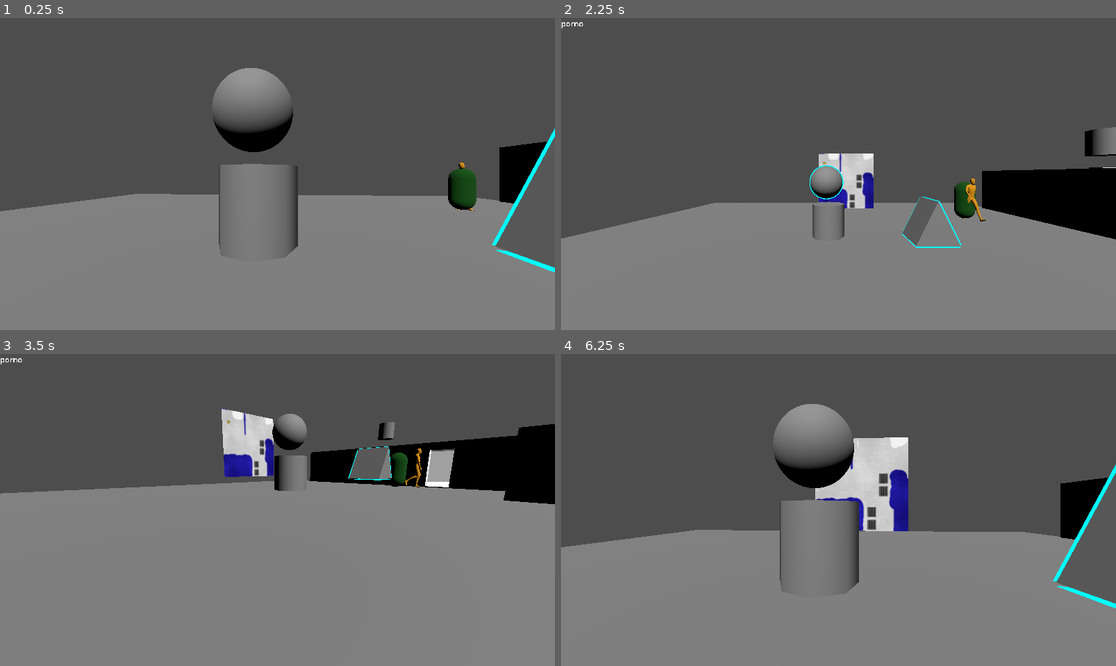
Above: before the commit, frames 1-4 (two rows, left to right).
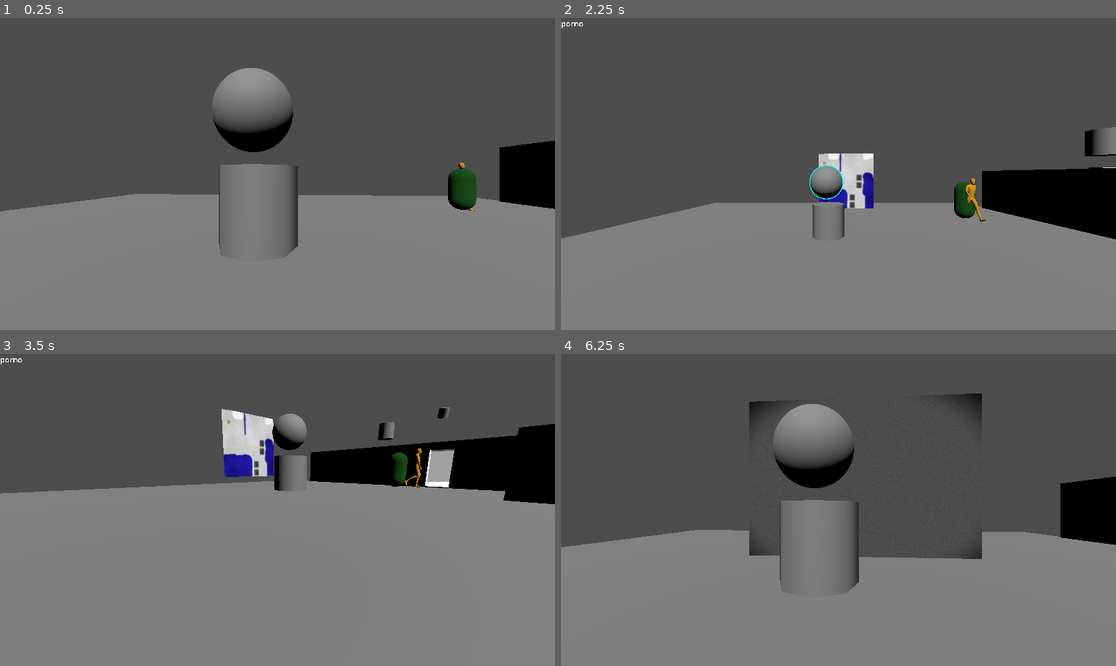
Above: after the commit, the same moments.

Repository: ZuzAser80/pstu_game
Game: Godot game, scene res://scenes/main.tscn
The game is run twice, just before and just after one commit, with the same random seed, the same clock (stepped at 60 frames per second) and the same inputs.
Inputs (mouse positions are in pixels of both pictures, inside the frame that each line leads up to):
- Up to frame 1 (0.25 s): no input
- Up to frame 2 (2.25 s): tap Enter at 0.5, 2 s; move the mouse to (810, 236) at 0.52 s; hold W (move_forward) 0.53-2.03 s; tap Q at 0.6, 1.35 s; click (810, 236) at 0.67 s; tap Space at 1.25 s; move the mouse to (1005, 220) at 1.27 s; click (1005, 220) at 1.42 s; move the mouse to (672, 127) at 2.02 s; hold A (move_left) from 2.03 s (still down); tap F at 2.1 s; click (672, 127) at 2.17 s
- Up to frame 3 (3.5 s): keep holding A (move_left); tap Q at 2.3, 2.85 s; move the mouse to (283, 510) at 2.77 s; click (283, 510) at 2.92 s
- Up to frame 4 (6.25 s): move the mouse to (816, 503) at 3.52 s; release A (move_left) at 3.53 s; hold W (move_forward) 3.53-5.78 s; tap Q at 3.6, 4.55, 5.1, 5.85 s; click (816, 503) at 3.67 s; move the mouse to (866, 510) at 4.27 s; tap F at 4.35 s; click (866, 510) at 4.42 s; tap Space at 5 s; move the mouse to (727, 525) at 5.02 s; click (727, 525) at 5.17 s; tap Enter at 5.75 s; move the mouse to (894, 441) at 5.77 s; hold D (move_right) from 5.78 s (still down); click (894, 441) at 5.92 s

The runs differ from the first frame. In frame 1, 2.7% of the frame differs, in the area x 88-100%, y 35-82%; in frame 2, 0.5%; in frame 3, 0.7%; in frame 4, 8.7%, in the area x 33-100%, y 12-82%.
Error before the commit: Out of bounds get index '1' (on base: 'Array[SubViewport]') (res://scripts/office/camera_system.gd:16)

Commit message:
added radio trigger on current camera if available only. started adding shotgun, no model yet

Diff:
--- a/scenes/main.tscn
+++ b/scenes/main.tscn
@@ -4,6 +4,7 @@
 [ext_resource type="Script" uid="uid://db82qfoqrxidm" path="res://scripts/misc/highlight_manager.gd" id="1_tefeu"]
 [ext_resource type="Script" uid="uid://b2kfpk05e4ucs" path="res://scripts/office/office_cam.gd" id="2_0wfyh"]
 [ext_resource type="Script" uid="uid://7fnki0j8tex6" path="res://scripts/misc/game_mode.gd" id="2_dp3eg"]
+[ext_resource type="Script" uid="uid://xugqeqysykh5" path="res://scripts/office/office_ui_controller.gd" id="3_2wyq8"]
 [ext_resource type="Script" uid="uid://bh7q6bb12tdsl" path="res://scripts/misc/breakable.gd" id="3_a8y0u"]
 [ext_resource type="Script" uid="uid://deiw3155qusc4" path="res://scripts/office/camera_system.gd" id="3_sugp2"]
 [ext_resource type="PackedScene" uid="uid://bwbli04okelba" path="res://models/environment/first_floor.glb" id="4_gqmmt"]
@@ -33,25 +34,6 @@
 
 [sub_resource type="BoxMesh" id="BoxMesh_7dm0k"]
 
-[sub_resource type="PrismMesh" id="PrismMesh_0wfyh"]
-
-[sub_resource type="GDScript" id="GDScript_jyhfs"]
-script/source = "extends CSGMesh3D
-
-
-# Called when the node enters the scene tree for the first time.
-func _ready() -> void:
-	pass # Replace with function body.
-
-
-# Called every frame. 'delta' is the elapsed time since the previous frame.
-func _process(delta: float) -> void:
-	if Input.is_action_pressed(\"move_forward\"):
-		#print(\"NIGGER\");
-		pass
-	pass
-"
-
 [sub_resource type="ViewportTexture" id="ViewportTexture_0wfyh"]
 viewport_path = NodePath("Camera")
 
@@ -105,11 +87,22 @@
 office_controller = NodePath("../PlayerCam")
 metadata/_custom_type_script = "uid://7fnki0j8tex6"
 
-[node name="DirectionalLight3D" type="DirectionalLight3D" parent="." unique_id=2140260495 node_paths=PackedStringArray("cameras", "radios", "display", "close_up")]
+[node name="Timer" type="Timer" parent="GameModeManager" unique_id=1477087839]
+wait_time = 2.0
+autostart = true
+
+[node name="OfficeUIController" type="Node" parent="GameModeManager" unique_id=891198768 node_paths=PackedStringArray("radio_button")]
+script = ExtResource("3_2wyq8")
+radio_button = NodePath("../../Area3D3")
+metadata/_custom_type_script = "uid://xugqeqysykh5"
+
+[node name="DirectionalLight3D" type="DirectionalLight3D" parent="." unique_id=2140260495 node_paths=PackedStringArray("cameras", "cam_to_room", "display", "close_up")]
 transform = Transform3D(1, 0, 0, 0, 0.6789161, 0.73421586, 0, -0.73421586, 0.6789161, 0, 1.3558397, 0)
 script = ExtResource("3_sugp2")
-cameras = [NodePath("../Camera/CameraViewport")]
-radios = [NodePath("../Room/Distraction")]
+cameras = [NodePath("../Camera/CameraViewport"), NodePath("../Camera2/CameraViewport")]
+cam_to_room = {
+NodePath("../Camera2/CameraViewport"): NodePath("../Room2")
+}
 no_visual = ExtResource("4_og1vs")
 display = NodePath("../Sprite3D")
 close_up = NodePath("../Sprite2D")
@@ -126,16 +119,6 @@
 [node name="first_floor" parent="NavigationRegion3D" unique_id=2043675402 instance=ExtResource("4_gqmmt")]
 transform = Transform3D(1, 0, 0, 0, 1, 0, 0, 0, 1, 18.82514, 0, 0)
 
-[node name="CSGMesh3D2" type="CSGMesh3D" parent="." unique_id=922226031]
-transform = Transform3D(1, 0, 0, 0, 1, 0, 0, 0, 1, 2.1381235, 1.2412261, 0)
-material_overlay = ExtResource("1_jyhfs")
-use_collision = true
-collision_layer = 3
-collision_mask = 524291
-mesh = SubResource("PrismMesh_0wfyh")
-script = SubResource("GDScript_jyhfs")
-metadata/number = 1
-
 [node name="Sprite2D" type="Sprite2D" parent="." unique_id=135481674]
 position = Vector2(569, -483)
 texture = SubResource("ViewportTexture_0wfyh")
@@ -177,6 +160,7 @@
 collision_mask = 524291
 script = ExtResource("8_0ld40")
 metadata/number = 1
+metadata/visual = true
 
 [node name="CollisionShape3D" type="CollisionShape3D" parent="Area3D2" unique_id=1779286778]
 shape = SubResource("BoxShape3D_sugp2")
@@ -290,22 +274,17 @@
 neighbors = [NodePath("../Room2")]
 distance_to_office = 1
 
-[node name="Distraction" type="Node3D" parent="Room" unique_id=1670932013 node_paths=PackedStringArray("room")]
-transform = Transform3D(1, 0, 0, 0, 1, 0, 0, 0, 1, 0.3135357, 0, -8.091214)
-script = ExtResource("19_gqmmt")
-room = NodePath("..")
-metadata/_custom_type_script = "uid://cng5rv84le1jw"
-
 [node name="Node3D" type="Node3D" parent="Room" unique_id=1713919026]
 transform = Transform3D(1, 0, 0, 0, 1, 0, 0, 0, 1, 4.5166225, 0, -4.2467446)
 
 [node name="Node3D2" type="Node3D" parent="Room" unique_id=1858422114]
 transform = Transform3D(1, 0, 0, 0, 1, 0, 0, 0, 1, 11.932632, 2.385398, 0.75668526)
 
-[node name="Room2" parent="." unique_id=2049328423 node_paths=PackedStringArray("spots", "neighbors") instance=ExtResource("9_0ld40")]
+[node name="Room2" parent="." unique_id=2049328423 node_paths=PackedStringArray("spots", "neighbors", "targets") instance=ExtResource("9_0ld40")]
 transform = Transform3D(1, 0, 0, 0, 1, 0, 0, 0, 1, 12.968215, 1.1583791, -3.9417958)
 spots = [NodePath("Node3D")]
 neighbors = [NodePath("../Room")]
+targets = [NodePath("../Camera2/CameraViewport")]
 distance_to_office = 2
 
 [node name="Distraction" type="Node3D" parent="Room2" unique_id=1484613208 node_paths=PackedStringArray("room")]
@@ -352,6 +331,49 @@
 [node name="CanvasLayer" type="CanvasLayer" parent="Camera/CameraViewport" unique_id=1108386381]
 
 [node name="ColorRect" type="ColorRect" parent="Camera/CameraViewport/CanvasLayer" unique_id=765645340]
+material = SubResource("ShaderMaterial_2wyq8")
+anchors_preset = 15
+anchor_right = 1.0
+anchor_bottom = 1.0
+grow_horizontal = 2
+grow_vertical = 2
+
+[node name="Camera2" type="Node3D" parent="." unique_id=1427304244]
+
+[node name="CameraViewport" type="SubViewport" parent="Camera2" unique_id=590288515]
+size = Vector2i(640, 480)
+script = ExtResource("3_a8y0u")
+metadata/visual = true
+metadata/audio = false
+
+[node name="Camera3D" type="Camera3D" parent="Camera2/CameraViewport" unique_id=754528296]
+transform = Transform3D(-0.562496, -0.6084553, 0.55980396, -0.026917659, 0.69019085, 0.72312653, -0.82636184, 0.3916872, -0.4046078, 25.200905, 7.296945, -2.898655)
+current = true
+fov = 108.7
+
+[node name="Area3D3" type="Area3D" parent="Camera2/CameraViewport/Camera3D" unique_id=1547906788]
+transform = Transform3D(0.7642126, 1.4901161e-08, 0.64496434, 0.31517273, 0.8724704, -0.37344545, -0.5627123, 0.48866692, 0.66675293, 0, 0, 0)
+collision_layer = 3
+collision_mask = 524291
+script = ExtResource("8_0ld40")
+metadata/number = 0
+metadata/radio_number = 0
+
+[node name="CollisionShape3D" type="CollisionShape3D" parent="Camera2/CameraViewport/Camera3D/Area3D3" unique_id=268115410]
+shape = SubResource("BoxShape3D_sugp2")
+debug_color = Color(0.9529412, 0.21960784, 0, 1)
+
+[node name="MeshInstance3D" type="MeshInstance3D" parent="Camera2/CameraViewport/Camera3D/Area3D3" unique_id=948277079]
+mesh = SubResource("TubeTrailMesh_0ld40")
+
+[node name="MeshInstance3D2" type="MeshInstance3D" parent="Camera2/CameraViewport/Camera3D/Area3D3" unique_id=1054426428]
+visible = false
+mesh = SubResource("TubeTrailMesh_0ld40")
+surface_material_override/0 = ExtResource("1_jyhfs")
+
+[node name="CanvasLayer" type="CanvasLayer" parent="Camera2/CameraViewport" unique_id=273323045]
+
+[node name="ColorRect" type="ColorRect" parent="Camera2/CameraViewport/CanvasLayer" unique_id=1307145678]
 material = SubResource("ShaderMaterial_2wyq8")
 anchors_preset = 15
 anchor_right = 1.0
@@ -368,3 +390,4 @@
 [connection signal="on_hover_end" from="FreeroamController/FreeroamCam/Interactor" to="." method="_turn_off"]
 [connection signal="on_hover_start" from="FreeroamController/FreeroamCam/Interactor" to="." method="_turn_on"]
 [connection signal="on_interact" from="Camera/CameraViewport/Camera3D/Area3D3" to="DirectionalLight3D" method="repair_cam"]
+[connection signal="on_interact" from="Camera2/CameraViewport/Camera3D/Area3D3" to="DirectionalLight3D" method="repair_cam"]
--- a/scripts/entity/ai_base.gd
+++ b/scripts/entity/ai_base.gd
@@ -18,8 +18,10 @@
 @onready var idle_timer : Timer = $IdleTimer;
 @onready var nav_agent : NavigationAgent3D = $NavigationAgent3D;
 @onready var state_machine : StateMachine = $NavigationAgent3D/StateMachine;
+@onready var detection_area : Area3D = $DetectionArea;
 
 var target_room : Room;
+var target_player : FreeroamController;
 var physics_delta : float;
 var should_move : bool = false;
 var retreating : bool = false;
--- a/scripts/entity/room.gd
+++ b/scripts/entity/room.gd
@@ -5,6 +5,7 @@
 @export var spots : Array[Node3D];
 @export var neighbors : Array[Room];
 @export var targets : Array[Breakable];
+@onready var distraction := $Distraction;
 
 @export var distance_to_office : int;
 
@@ -21,14 +22,3 @@
 
 func get_all_neighbors() -> Array[Room]:
 	return neighbors
-
-
-
-# Called when the node enters the scene tree for the first time.
-func _ready() -> void:
-	pass # Replace with function body.
-
-
-# Called every frame. 'delta' is the elapsed time since the previous frame.
-func _process(delta: float) -> void:
-	pass
--- a/scripts/entity/states/advance_state.gd
+++ b/scripts/entity/states/advance_state.gd
@@ -6,6 +6,9 @@
 func enter(_char_reference : AI_Base):
 	super.enter(_char_reference)
 	print("advance entered")
+	if ai_base.current_room.distance_to_office == 1:
+		transitioned.emit(CHASE)
+		return
 	_select_room();
 	ai_base.should_move = true;
 	ai_base._move_to_target_room()
--- a/scripts/entity/states/attack_state.gd
+++ b/scripts/entity/states/attack_state.gd
@@ -5,9 +5,16 @@
 
 func enter(_char_reference : AI_Base):
 	super.enter(_char_reference)
-	_select_attack_target()
 	ai_base.anim.play(ai_base.anim_idle);
+	if ai_base.target_player != null:
+		_attack_player()
+	else:
+		_select_attack_target()
 
+func _attack_player() -> void:
+	print("attacking player")
+	ai_base.target_player = null
+	transitioned.emit(CHASE)
 
 func _select_attack_target() -> void:
 	print("selecting target...")
--- a/scripts/entity/states/chase_state.gd
+++ b/scripts/entity/states/chase_state.gd
@@ -1,35 +1,20 @@
 class_name ChaseState extends State
-
-var timer : Timer;
-
 
 func _ready() -> void:
 	state_name = CHASE;
 
 func enter(_char_reference : AI_Base):
 	super.enter(_char_reference)
-	activate()
-	timer = Timer.new()
-	timer.wait_time = ai_base.detection_timer_wait;
-	timer.start()
-	timer.timeout.connect(activate)
+	ai_base.detection_area.body_entered.connect(_on_body_entered)
 	ai_base.anim.play(ai_base.anim_run);
 
-func activate() -> void:
-
-	var space_state: PhysicsDirectSpaceState3D = ai_base.get_world_3d().direct_space_state
-	var query = PhysicsShapeQueryParameters3D.new()
-	query.shape = SphereShape3D.new()
-	query.shape.radius = ai_base.detection_radius
-	#query.transform = global_transform
-	query.collision_mask = 4
-
-	var results: Array[Dictionary] = space_state.intersect_shape(query)
-	for result in results:
-		var collider = result.get("collider")
-		if collider is FreeroamController:
-			print("::::::")
-			pass
+func _on_body_entered(body : Node) -> void:
+	if body is FreeroamController:
+		var distance = ai_base.global_position.distance_to(body.global_position)
+		if distance <= ai_base.detection_radius:
+			ai_base.target_player = body
+			transitioned.emit(ATTACK)
 
 func exit() -> void:
-	timer.timeout.disconnect(activate)
+	if ai_base.detection_area.body_entered.is_connected(_on_body_entered):
+		ai_base.detection_area.body_entered.disconnect(_on_body_entered)
--- a/scripts/freeroam/freeroam_controller.gd
+++ b/scripts/freeroam/freeroam_controller.gd
@@ -6,10 +6,6 @@
 var gravity : float = ProjectSettings.get_setting("physics/3d/default_gravity")
 
 @onready var camera : Camera3D = $FreeroamCam;
-
-static var shotgun_sheels : int = 0
-static var cam_repair_kit : int = 1
-static var radio : int = 0
 
 func _physics_process(delta: float) -> void:
 	if not is_on_floor():
--- a/scripts/misc/game_mode.gd
+++ b/scripts/misc/game_mode.gd
@@ -2,8 +2,34 @@
 
 @export var freeroam_controller : FreeroamController;
 @export var office_controller : OfficeController;
+@export var night_light : DirectionalLight3D
+@export var day_light : DirectionalLight3D
+@onready var timer := $Timer
+@export var start_shells : int;
+@export var start_cam_repair_kit : int;
+@export var start_radio : int;
+
+static var shotgun_sheels : int = 0
+static var cam_repair_kit : int = 1
+static var radio : int = 0
 
 var is_freeroam := false
+@export var hours : int
+@export var minutes : int
+#@onready static var office_ui : OfficeUIController = $OfficeUIController
+
+func _ready() -> void:
+	shotgun_sheels = start_shells;
+	cam_repair_kit = start_cam_repair_kit;
+	radio = start_radio;
+	timer.timeout.connect(func (): hours -= 1);
+	pass
+
+func _process(delta: float) -> void:
+	#call ui update 4 hrs and mins
+
+	pass
+
 
 func enable_freeroam() -> void:
 	freeroam_controller.process_mode = PROCESS_MODE_INHERIT
--- a/scripts/misc/interactor.gd
+++ b/scripts/misc/interactor.gd
@@ -2,11 +2,13 @@
 
 @export var ray_length := 1000
 @export var collision_mask := 2
+@export var shotgun : Node3D;
 
 @onready var camera : Camera3D = get_parent() as Camera3D;
 
 var can_interact : bool = true;
 var current_collider : CollisionObject3D;
+var shogun_out : bool = false;
 
 signal on_hover_start(collider);
 signal on_hover_end(collider);
@@ -31,10 +33,23 @@
 	_handle_hover(event);
 	_handle_mouse_button(event);
 
+func _handle_shotgun(event : InputEvent) -> void:
+	if event is InputEventKey and event.pressed and event.keycode == KEY_Q:
+		shogun_out = !shogun_out
+		shotgun.process_mode =  Node.PROCESS_MODE_ALWAYS if shotgun.process_mode == Node.PROCESS_MODE_DISABLED else Node.PROCESS_MODE_DISABLED;
+		pass
+
 func _handle_mouse_button(event: InputEvent) -> void:
-	if event is InputEventMouseButton and event.pressed and event.button_index == MOUSE_BUTTON_LEFT and can_interact and current_collider.has_method("interact"):
-		var arr : Dictionary[String, Variant]
-		for i in current_collider.get_meta_list():
-			arr[i] = current_collider.get_meta(i)
-		print("aaa::", len(arr))
-		current_collider.interact(arr);
+	if event is InputEventMouseButton and event.pressed and event.button_index == MOUSE_BUTTON_LEFT:
+		if shogun_out and GameModeManager.shotgun_sheels > 1:
+			print("kaboom kablow")
+			GameModeManager.shotgun_sheels -= 1
+			shogun_out = false
+			shotgun.process_mode = Node.PROCESS_MODE_DISABLED
+			#todo: raycast, if we hit an enemy we force him to retreat
+			pass
+		elif can_interact and current_collider.has_method("interact"):
+			var arr : Dictionary[String, Variant]
+			for i in current_collider.get_meta_list():
+				arr[i] = current_collider.get_meta(i)
+			current_collider.interact(arr);
--- /dev/null
+++ b/scripts/misc/shared_ui_controller.gd
@@ -0,0 +1,9 @@
+class_name SharedUI extends Node3D
+
+@export var notebook_background : Node;
+@export var shotgun_shells_label : Label;
+@export var cam_repair_label : Label
+@export var radio_label : Label
+
+func _unhandled_input(event: InputEvent) -> void:
+	pass
--- a/scripts/office/camera_system.gd
+++ b/scripts/office/camera_system.gd
@@ -1,7 +1,8 @@
-extends Node
+class_name CameraSystem extends Node
 
+#@export var rooms : Array[Room]
 @export var cameras : Array[SubViewport];
-@export var radios : Array[Distraction];
+@export var cam_to_room : Dictionary[SubViewport, Room]
 @export var no_visual : Texture2D
 @export var display : Sprite3D
 @export var close_up : Sprite2D
@@ -13,7 +14,7 @@
 	pass;
 
 func _refresh() -> void:
-	if cameras[currentIndex].get_meta("visual", false):
+	if cameras[currentIndex].get_meta("visual"):
 		var viewport_texture = cameras[currentIndex].get_texture();
 		close_up.texture = viewport_texture;
 		display.texture = viewport_texture;
@@ -21,16 +22,20 @@
 		close_up.texture = no_visual;
 		display.texture = no_visual;
 
+func radio_active() -> bool:
+	return cam_to_room.has(cameras[currentIndex])
 
 func trigger_radio(number: Dictionary[String, Variant]) -> void:
-	if number.has("radio_number"):
-		radios[number["radio_number"]].activate()
+	print("triggering radio")
+	if radio_active():
+		cam_to_room[cameras[currentIndex]].distraction.activate()
 	else:
 		print("haven't found proper meta")
 
 
 func move_to_cam(index: int) -> void:
 	currentIndex = index;
+	OfficeUIController.on_camera_switched(radio_active())
 	_refresh();
 
 func _unhandled_input(event: InputEvent) -> void:
@@ -43,9 +48,9 @@
 	move_to_cam(number["number"] as int);
 
 func repair_cam(args: Dictionary[String, Variant]) -> void:
-	print("nigga")
-	if args.has("number") and FreeroamController.cam_repair_kit > 0:
-		print("nigga22")
-		FreeroamController.cam_repair_kit -= 1
+	#print("nigga")
+	if args.has("number") and GameModeManager.cam_repair_kit > 0:
+		#print("nigga22")
+		GameModeManager.cam_repair_kit -= 1
 		cameras[args["number"]].set_meta("visual", true)
 		_refresh()
--- /dev/null
+++ b/scripts/office/office_ui_controller.gd
@@ -0,0 +1,17 @@
+class_name OfficeUIController extends Node
+
+@export var time_text_label : Label
+@export var radio_button : Area3D
+
+static var stat_radio
+
+func _ready() -> void:
+	stat_radio = radio_button
+
+func set_time() -> void:
+
+	pass
+
+static func on_camera_switched(radio_active : bool) -> void:
+	stat_radio.process_mode = Node.PROCESS_MODE_INHERIT if radio_active else Node.PROCESS_MODE_DISABLED
+	pass
Not shown, added: scripts/misc/shared_ui_controller.gd.uid
Not shown, added: scripts/office/office_ui_controller.gd.uid
